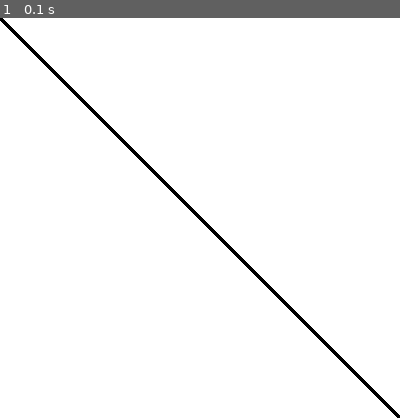
Above: before the commit, frame 1.
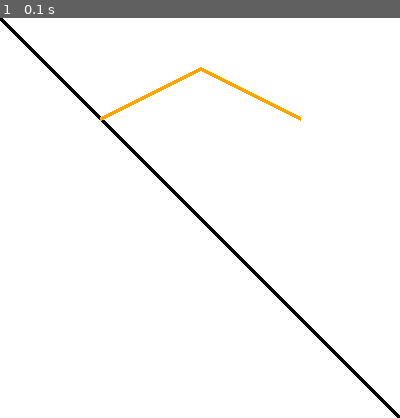
Above: after the commit, the same moment.

Repository: albashzia/Python_Pygame_Practice_Programs
Game: pygame game, started from Code/drawing_shapes.py
Two runs of this game, one before a commit and one after it. Both use one fixed random seed, a clock stepped at 60 frames per second and the inputs below.
Inputs:
- Up to frame 1 (0.1 s): no input

The runs differ from the first frame. In frame 1, 0.5% of the frame differs, in the area x 25-76%, y 12-26%.

Commit message:
Drawing multiple lines on the surface using pygame.draw.lines() function

Diff:
--- a/Code/drawing_shapes.py
+++ b/Code/drawing_shapes.py
@@ -12,6 +12,13 @@
                  (400,400), #end position
                  5 #width
                  )
+
+pygame.draw.lines(screen,
+                  "orange",
+                  False,
+                  [(100,100),(200,50),(300,100)],
+                  4)
+
 done = True
 while done:
     for event in pygame.event.get():
